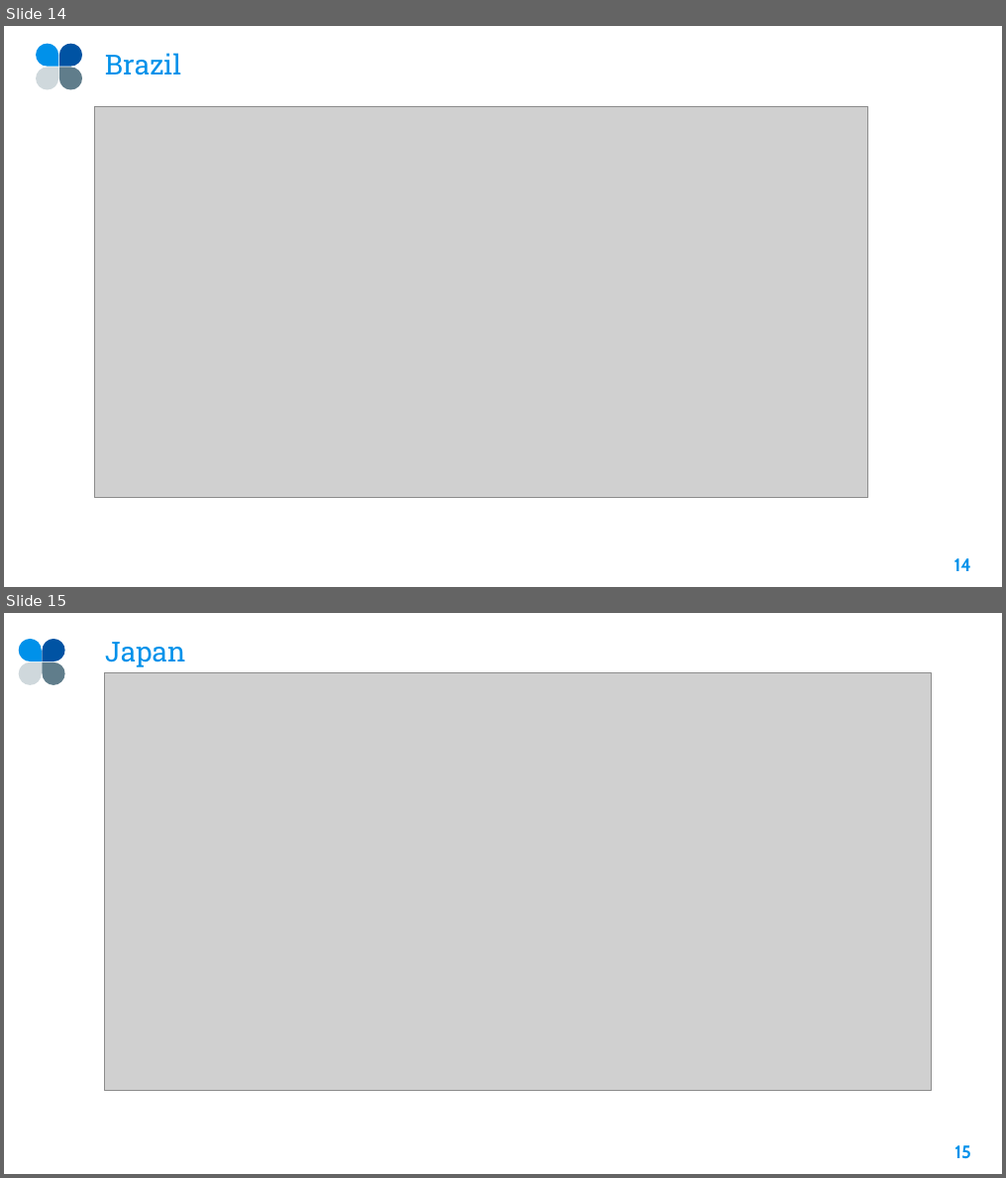
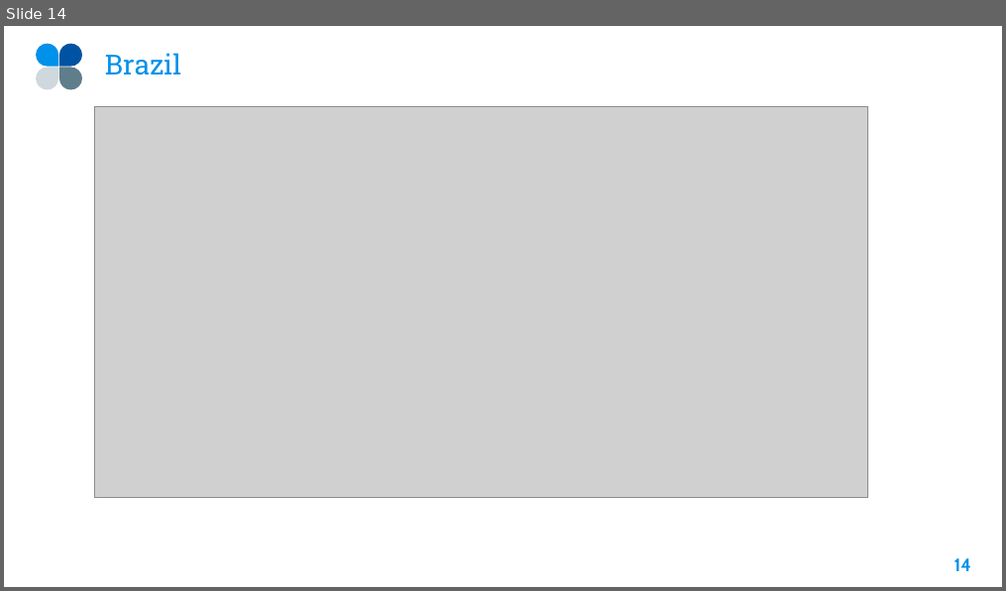
Before and after one commit to nathanaelhub/nathanaelhub.github.io, a slide deck: assets/projects/Internet Usage/Presentation.pptx. Shown one above the other, each under a label of ours: slides 14 and 15 before the commit, slide 14 after it. The pictures are 1006x1178 and 1006x591 pixels, drawn with LibreOffice and Linux fonts; fonts in the diff are those of the drawing; grey boxes stand for pictures; background and template pictures are left out. Boxes give left, top, right and bottom in pixels: in the first picture for what was removed or moved away, otherwise in the second. Text is boxed around its words. In the diff, an @@ line names an element or a change of style, - is before the commit and + after.

```diff
--- a/assets/projects/Internet Usage/Presentation.pptx
+++ b/assets/projects/Internet Usage/Presentation.pptx
@@ slide 15 removed at (x1=4, y1=613, x2=1002, y2=1174), background picture (left out) @@
@@ group removed at (x1=18, y1=638, x2=65, y2=686): 4 freeform shapes @@
@@ title removed at (x1=105, y1=642, x2=186, y2=667) @@
-Japan
@@ picture removed at (x1=105, y1=672, x2=931, y2=1090) @@
@@ page number removed at (x1=954, y1=1146, x2=970, y2=1159) @@
-15
```
Also in this commit, not shown: 4 other slides removed, 15 other files.
